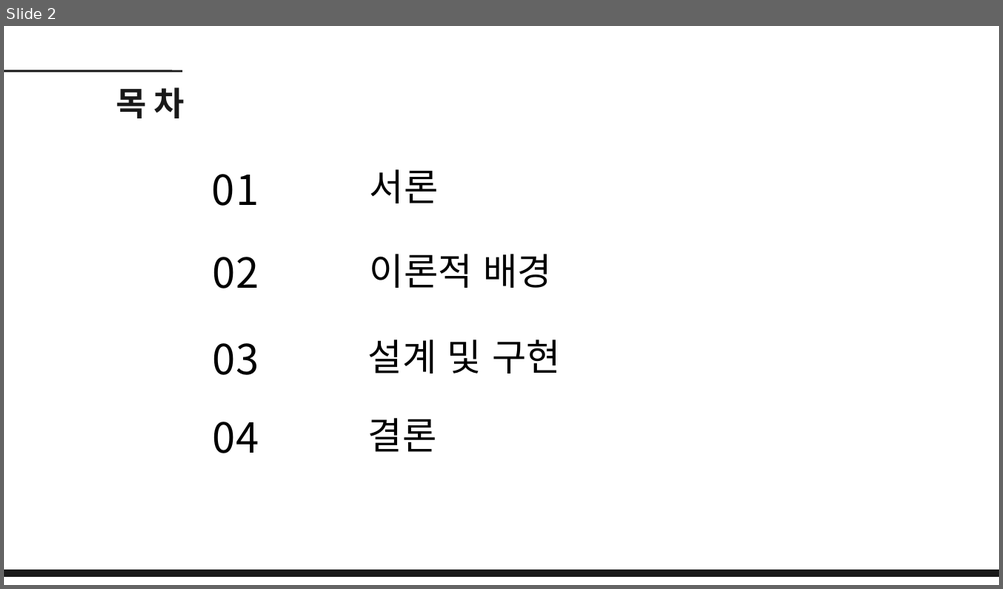
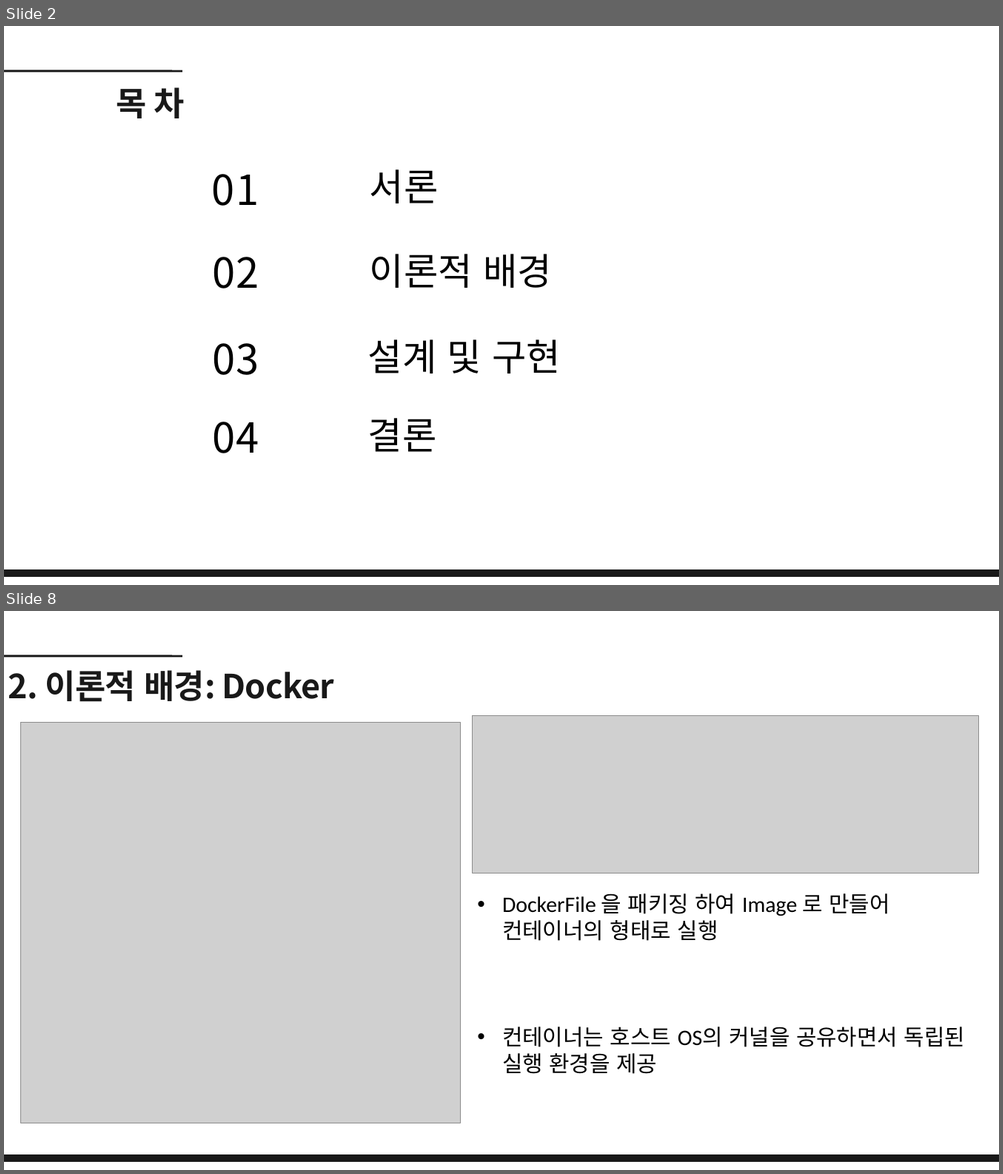
Before and after one commit to dbehdrbs0806/4rd_1sem, a slide deck: GraduationGuidance/20204077_유동균_논문발표ppt.pptx. Shown one above the other, each under a label of ours: slide 2 before the commit, slides 2 and 8 after it; the slides between them are not shown. The pictures are 1003x589 and 1003x1174 pixels, drawn with LibreOffice and Linux fonts; fonts in the diff are those of the drawing; grey boxes stand for pictures. Boxes give left, top, right and bottom in pixels: in the first picture for what was removed or moved away, otherwise in the second. Text is boxed around its words. In the diff, an @@ line names an element or a change of style, - is before the commit and + after.

```diff
--- a/GraduationGuidance/20204077_유동균_논문발표ppt.pptx
+++ b/GraduationGuidance/20204077_유동균_논문발표ppt.pptx
@@ slide 8 added at <box>4,611,999,1170</box>, background #FFFFFF @@
@@ line added from (4, 656) to (182, 656), #191919 3 pt @@
@@ text added at <box>8,670,335,702</box>, 48 pt, text #191919, bold @@
+2. 이론적 배경: Docker
@@ picture added at <box>472,715,978,873</box> @@
@@ picture added at <box>20,723,460,1122</box> @@
@@ text added at <box>502,894,965,1074</box>, 32 pt, text #000000 @@
+• DockerFile 을 패키징 하여 Image 로 만들어 컨테이너의 형태로 실행
+• 컨테이너는 호스트 OS의 커널을 공유하면서 독립된 실행 환경을 제공
@@ freeform shape added at <box>4,1156,999,1162</box>, fill #191919, outline #191919 1.5 pt @@
```
Also in this commit, not shown: 6 slides changed, 10 other slides added, 7 slides removed, 3 other files.
